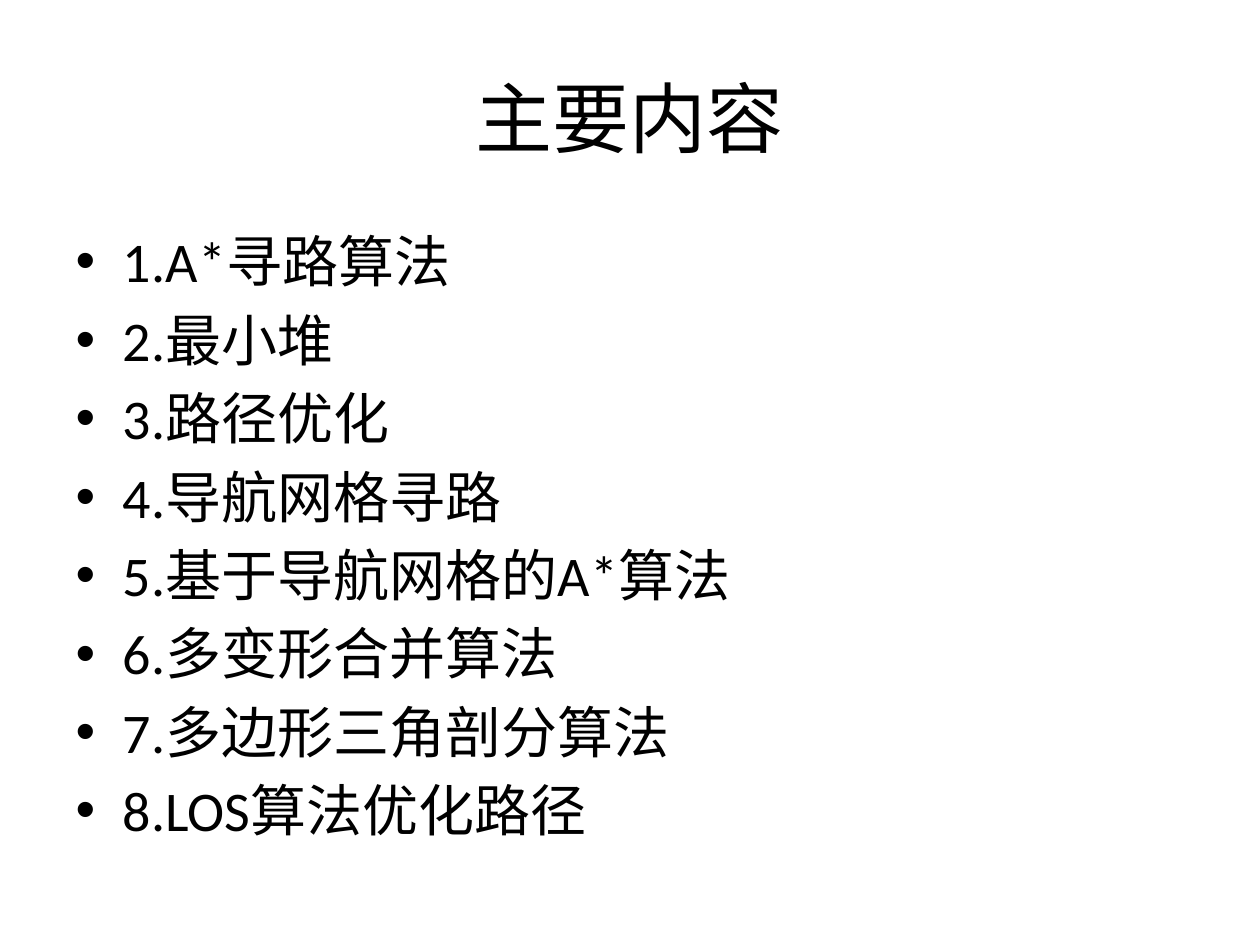
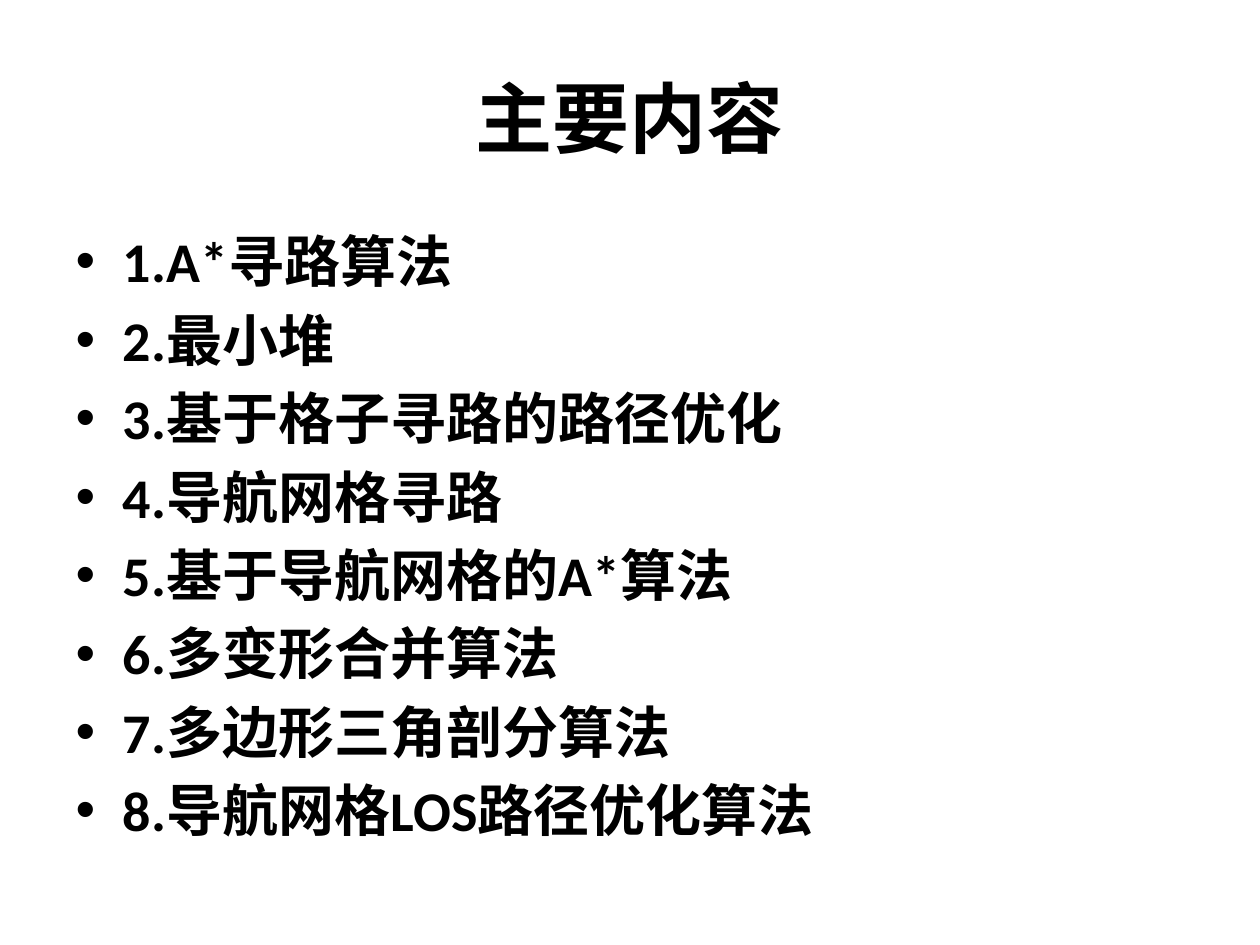
Before and after one commit to heyaolong1987/my-webgame, a slide deck: slide 2 of 工作文档/AStar算法及导航网格寻路.pptx. Drawn at 1260x945 pixels with LibreOffice and Linux fonts; fonts in the diff are those of the drawing. Boxes give left, top, right and bottom in pixels: in the first picture for what was removed or moved away, otherwise in the second. Text is boxed around its words. In the diff, an @@ line names an element or a change of style, - is before the commit and + after.

```diff
--- a/工作文档/AStar算法及导航网格寻路.pptx
+++ b/工作文档/AStar算法及导航网格寻路.pptx
@@ title "主要内容" at (476, 81, 784, 154): bold on @@
@@ text at (123, 235, 733, 759): bold on in "1.A*寻路算法", "2.最小堆", "4.导航网格寻路", "5.基于导航网格的A*算法" and 2 more places @@
@@ text at (123, 392, 783, 444): text changed; bold on @@
-• 3.路径优化
+• 3.基于格子寻路的路径优化
@@ text at (123, 784, 814, 837): text changed; bold on @@
-• 8.LOS算法优化路径
+• 8.导航网格LOS路径优化算法
```
Also in this commit, not shown: 7 other slides changed, 6 slides added, 1 slide removed.
